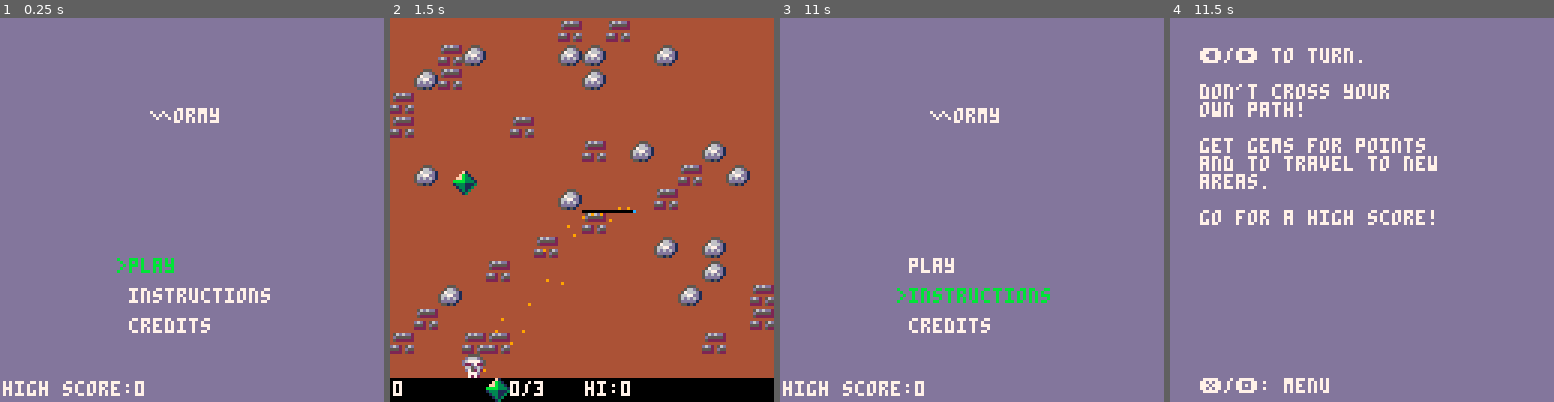
Above: before the commit, frames 1-4 (left to right).
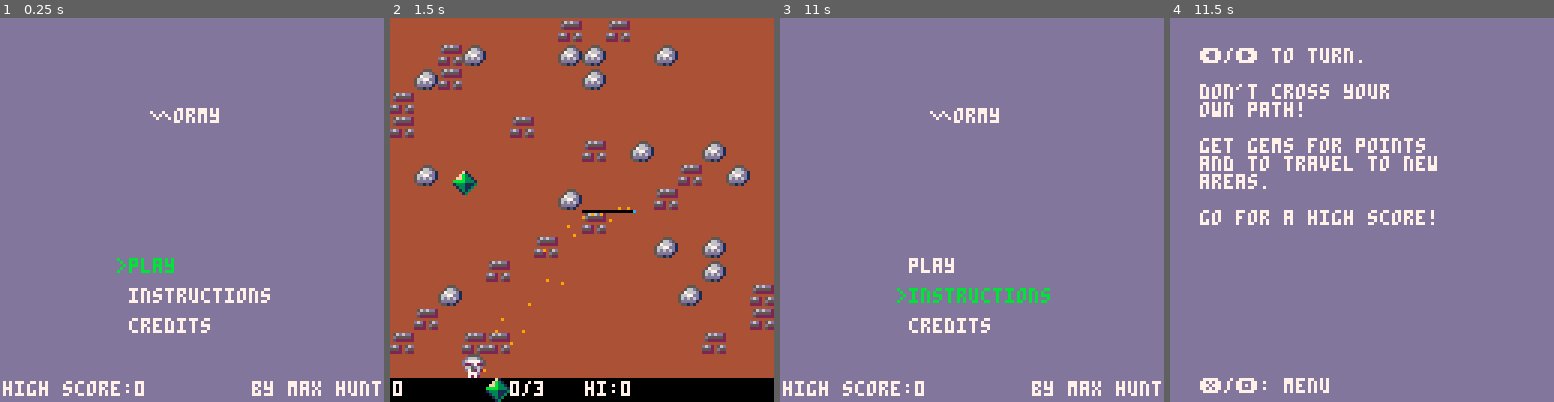
Above: after the commit, the same moments.

Repository: m-r-hunt/Pico-8-Carts
Game: PICO-8 cartridge 8bc1.p8
Two runs of this game, one before a commit and one after it. Both use one fixed random seed, a clock stepped at 60 frames per second and the inputs below.
Inputs:
- Up to frame 1 (0.25 s): no input
- Up to frame 2 (1.5 s): tap O (Z key) at 0.33, 0.7, 1.43 s; tap X (X key) at 1.07 s
- Up to frame 3 (11 s): hold Left 1.97-2.37 s; tap X (X key) every 0.33 s from 2.07 to 10.73 s; tap O (Z key) every 0.88 s from 2.22 to 10.17 s; hold Down 2.42-2.82 s; hold Right 2.87-3.53 s; hold Up 3.58-4.08 s; hold Right 4.13-4.53 s; hold Down 4.58-5.08 s; hold Left 5.13-5.8 s; hold Up 5.85-6.18 s; hold Left 6.23-6.63 s; hold Down 6.68-7.08 s; hold Right 7.13-7.8 s; hold Up 7.85-8.35 s; hold Right 8.4-8.8 s; hold Down 8.85-9.35 s; hold Left 9.4-10.07 s; hold Up 10.12-10.45 s; hold Left 10.5-10.9 s; hold Down from 10.95 s (still down)
- Up to frame 4 (11.5 s): tap O (Z key) at 11.05 s; tap X (X key) at 11.07, 11.4 s; release Down at 11.35 s; hold Right from 11.4 s (still down)

The runs differ from the first frame. In frame 1, 0.6% of the frame differs, in the area x 65-100%, y 94-99%; in frame 2, nothing differs; in frame 3, 0.6%; in frame 4, nothing differs.

Commit message:
Add name to title

Diff:
--- a/8bc1.p8
+++ b/8bc1.p8
@@ -287,6 +287,7 @@
 function draw_menu()
 	cls(13)
 	print("∧ormy",50,30,7)
+	print("by max hunt",84,121,7)
 	local mx=43
 	if sel==1 then
 		print(">play",mx-4,80,11)
